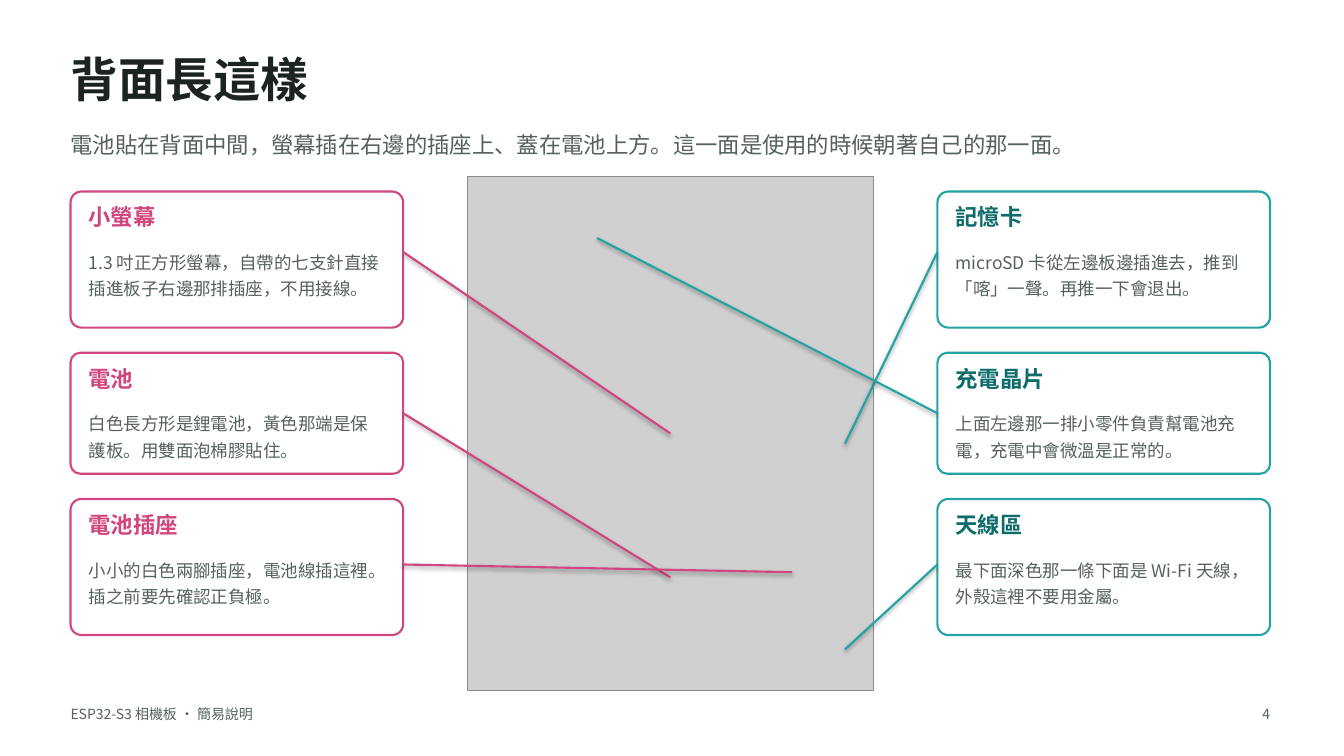
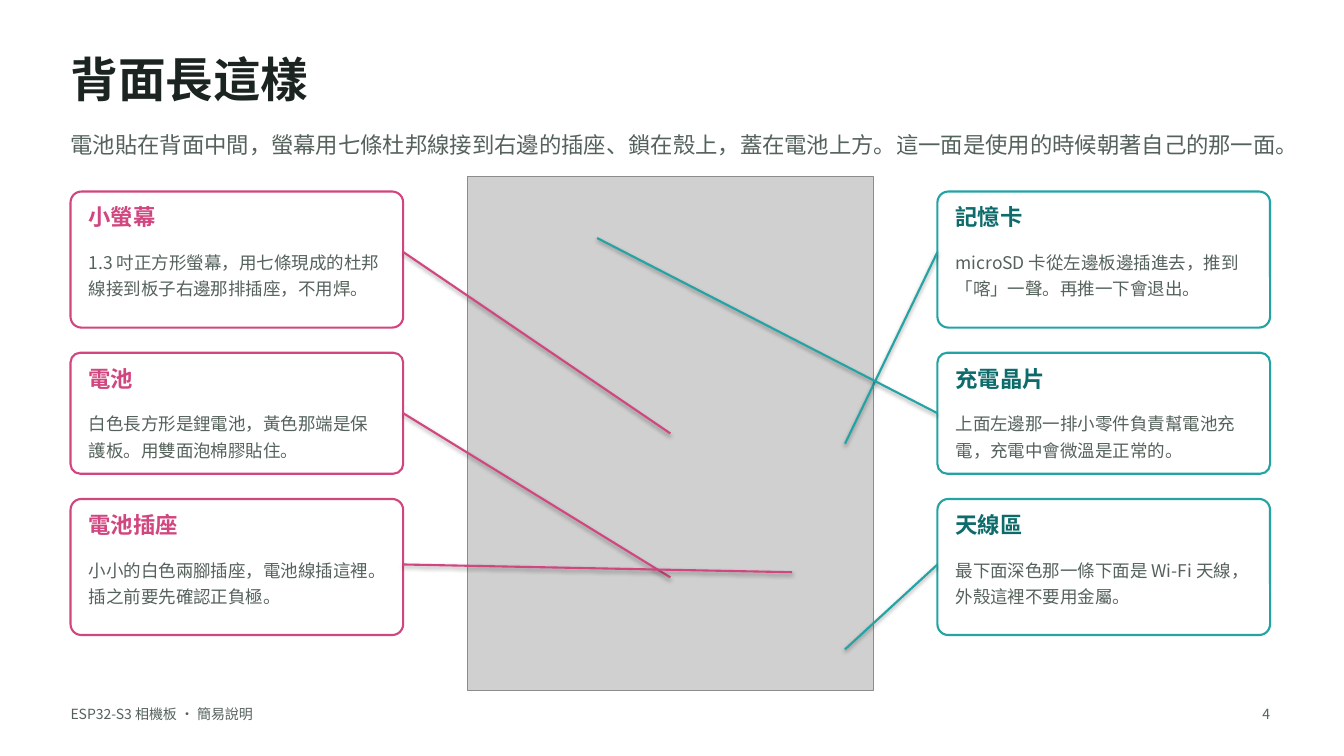
Before and after one commit to LCQIANN/esp32s3-camera, a slide deck: slide 4 of esp32s3-camera-v1.4-簡易版.pptx. Drawn at 1344x756 pixels with LibreOffice and Linux fonts; fonts in the diff are those of the drawing; grey boxes stand for pictures. Boxes give left, top, right and bottom in pixels: in the first picture for what was removed or moved away, otherwise in the second. Text is boxed around its words. In the diff, an @@ line names an element or a change of style, - is before the commit and + after.

```diff
--- a/esp32s3-camera-v1.4-簡易版.pptx
+++ b/esp32s3-camera-v1.4-簡易版.pptx
@@ text at [71, 134, 1298, 155]: text changed @@
-電池貼在背面中間，螢幕插在右邊的插座上、蓋在電池上方。這一面是使用的時候朝著自己的那一面。
+電池貼在背面中間，螢幕用七條杜邦線接到右邊的插座、鎖在殼上，蓋在電池上方。這一面是使用的時候朝著自己的那一面。
@@ text at [89, 254, 379, 297]: text changed @@
-1.3 吋正方形螢幕，自帶的七支針直接插進板子右邊那排插座，不用接線。
+1.3 吋正方形螢幕，用七條現成的杜邦線接到板子右邊那排插座，不用焊。
```
Also in this commit, not shown: 6 other slides changed, 5 other files.
